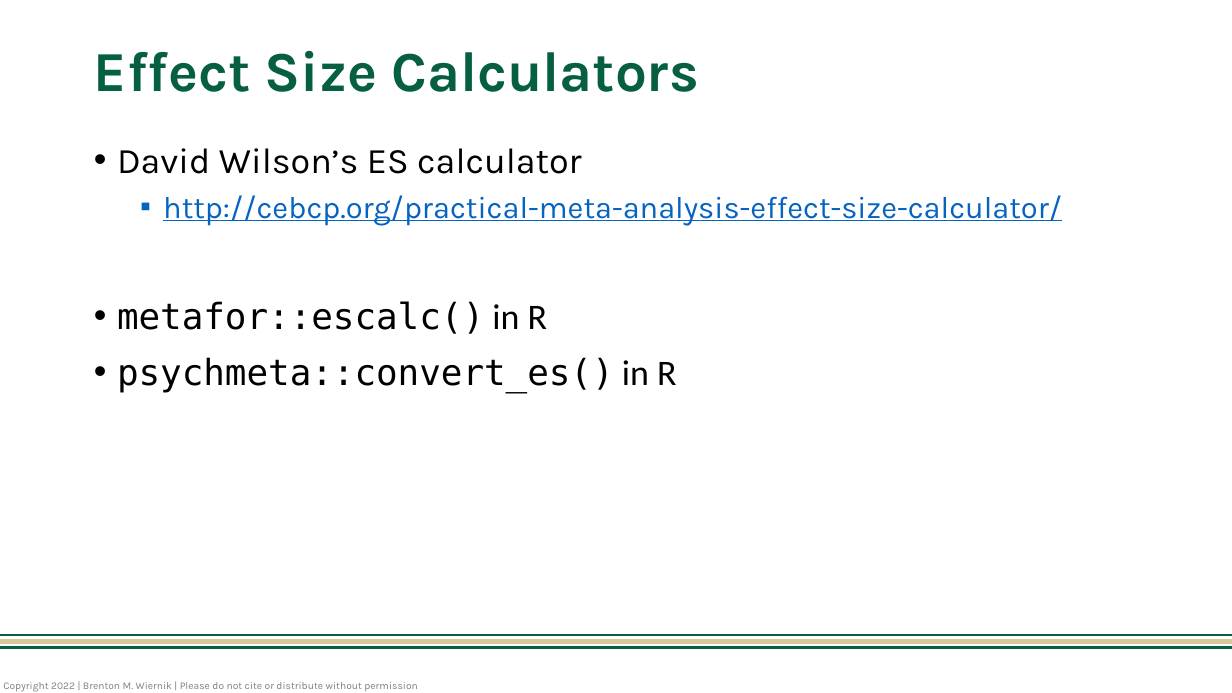
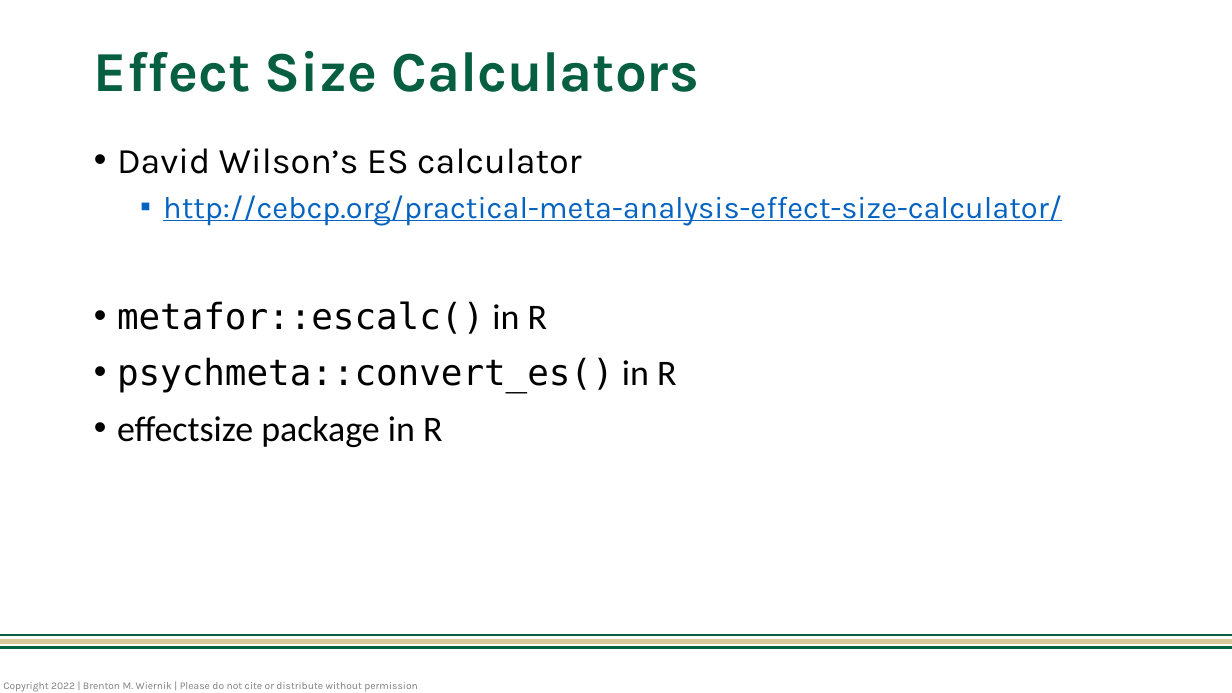
Before and after one commit to bwiernik/meta-workshop, a slide deck: slide 66 of slides/01_meta-analytic-thinking.pptx (slide 64 before the commit). Drawn at 1232x693 pixels with LibreOffice and Linux fonts; fonts in the diff are those of the drawing. Boxes give left, top, right and bottom in pixels: in the first picture for what was removed or moved away, otherwise in the second. Text is boxed around its words. In the diff, an @@ line names an element or a change of style, - is before the commit and + after.

```diff
--- a/slides/01_meta-analytic-thinking.pptx
+++ b/slides/01_meta-analytic-thinking.pptx
@@ text at (117,416,442,447): paragraph added @@
+• effectsize package in R
```
Also in this commit, not shown: 1 other slide changed, 2 slides added, 2 other files.
